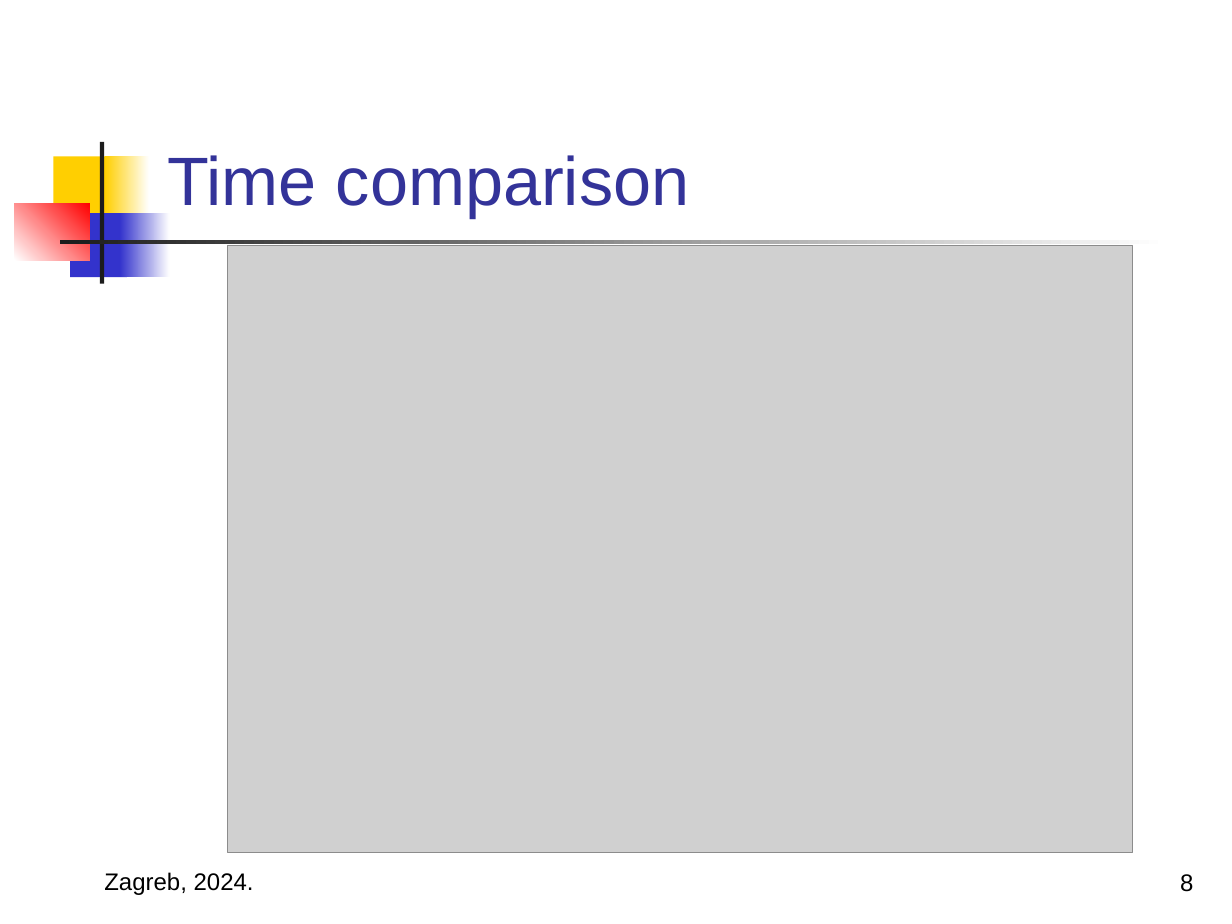
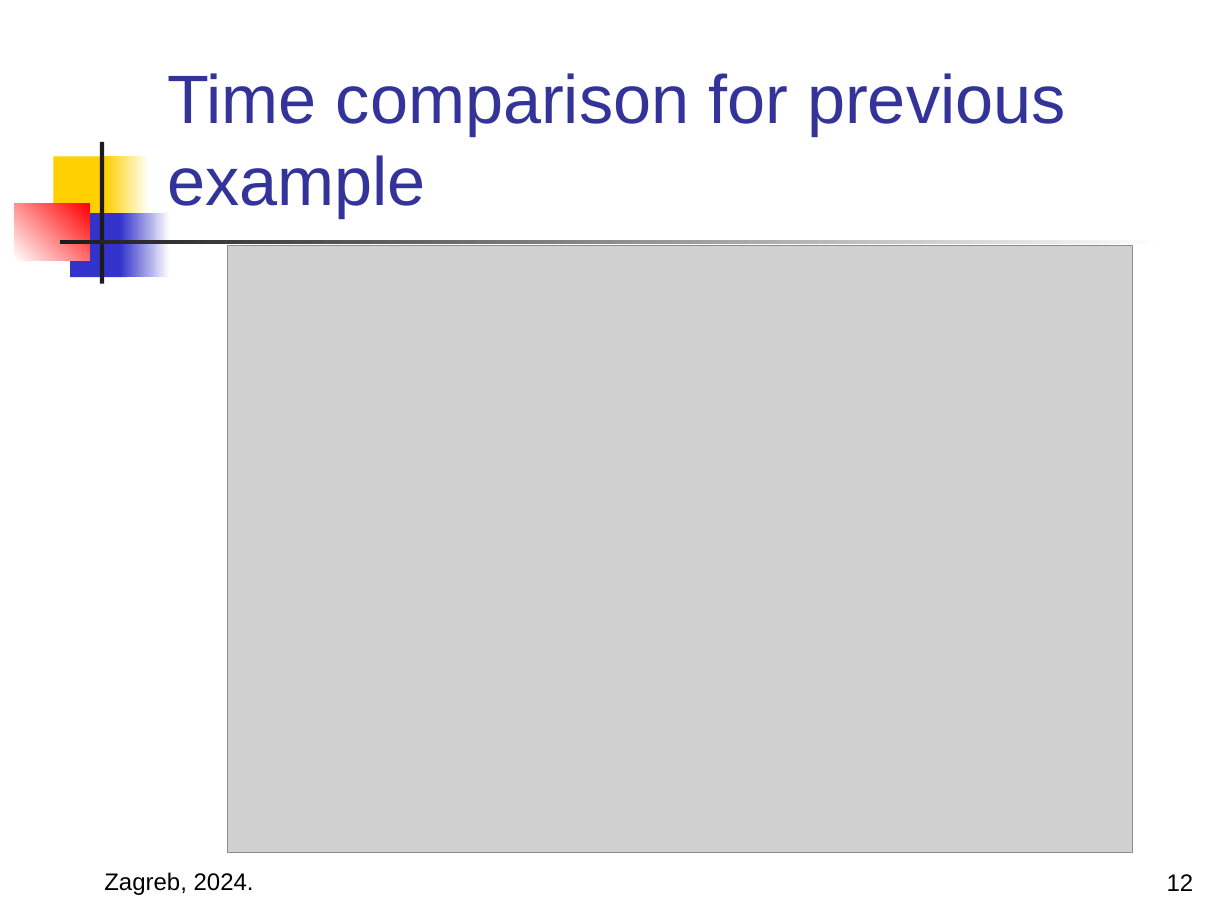
Before and after one commit to MarkoHaralovic/parallel-img-proc, a slide deck: slide 12 of prezentacija.ppt (slide 8 before the commit). Drawn at 1232x924 pixels with LibreOffice and Linux fonts; fonts in the diff are those of the drawing; grey boxes stand for pictures. Boxes give left, top, right and bottom in pixels: in the first picture for what was removed or moved away, otherwise in the second. Text is boxed around its words. In the diff, an @@ line names an element or a change of style, - is before the commit and + after.

Commit message:
Presentation update

```diff
--- a/prezentacija.ppt
+++ b/prezentacija.ppt
@@ title at [167, 73, 1066, 218]: text changed @@
-Time comparison
+Time comparison for previous example
@@ page number at [1167, 874, 1194, 891]: text changed @@
-8
+12
```
Also in this commit, not shown: 1 other slide changed, 5 slides added.
